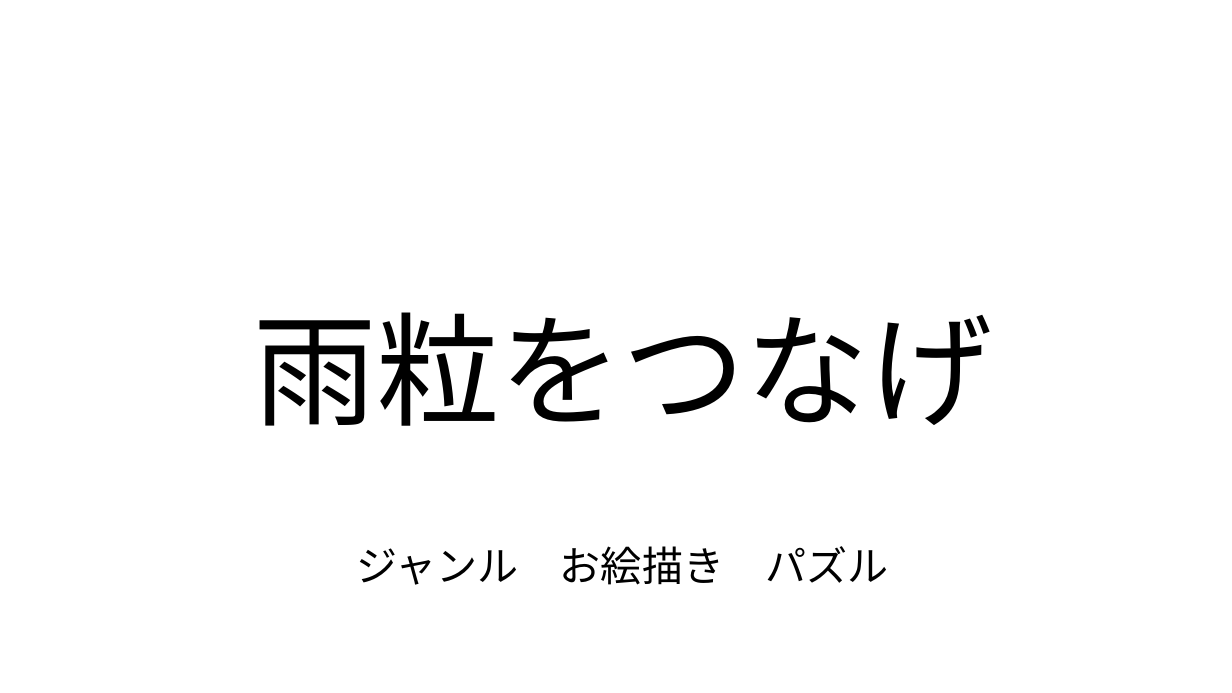
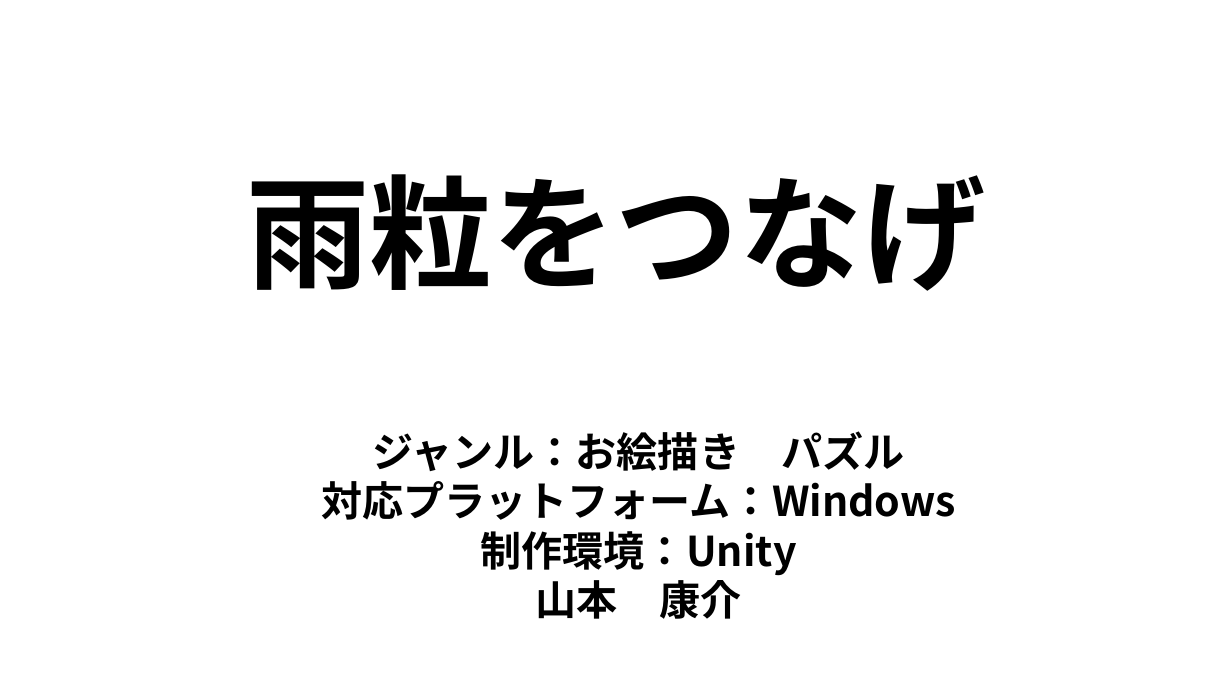
Before and after one commit to 2025Game/12Yamamoto, a slide deck: slide 1 of 3DLV3/Plam/雨粒を使って描く.pptx. Drawn at 1232x693 pixels with LibreOffice and Linux fonts; fonts in the diff are those of the drawing. Boxes give left, top, right and bottom in pixels: in the first picture for what was removed or moved away, otherwise in the second. Text is boxed around its words. In the diff, an @@ line names an element or a change of style, - is before the commit and + after.

```diff
--- a/3DLV3/Plam/雨粒を使って描く.pptx
+++ b/3DLV3/Plam/雨粒を使って描く.pptx
@@ text "雨粒をつなげ": place and size @@
-text "雨粒をつなげ" at box(253, 312, 992, 426)
+text "雨粒をつなげ" at box(246, 174, 985, 291)
@@ text "雨粒をつなげ" at box(246, 174, 985, 291): bold on @@
@@ rectangle "ジャンル：お絵描き パズル": place and size @@
-rectangle "ジャンル：お絵描き パズル" at box(191, 518, 1055, 611)
+rectangle "ジャンル：お絵描き パズル" at box(184, 421, 1093, 629)
@@ text in rectangle at box(321, 431, 956, 619): text changed; bold on @@
-ジャンル お絵描き パズル
+ジャンル：お絵描き パズル
+対応プラットフォーム：Windows
+制作環境：Unity
+山本 康介
```
Also in this commit, not shown: 3 other slides changed, 10 slides added, 9 slides removed, 3 other files.
